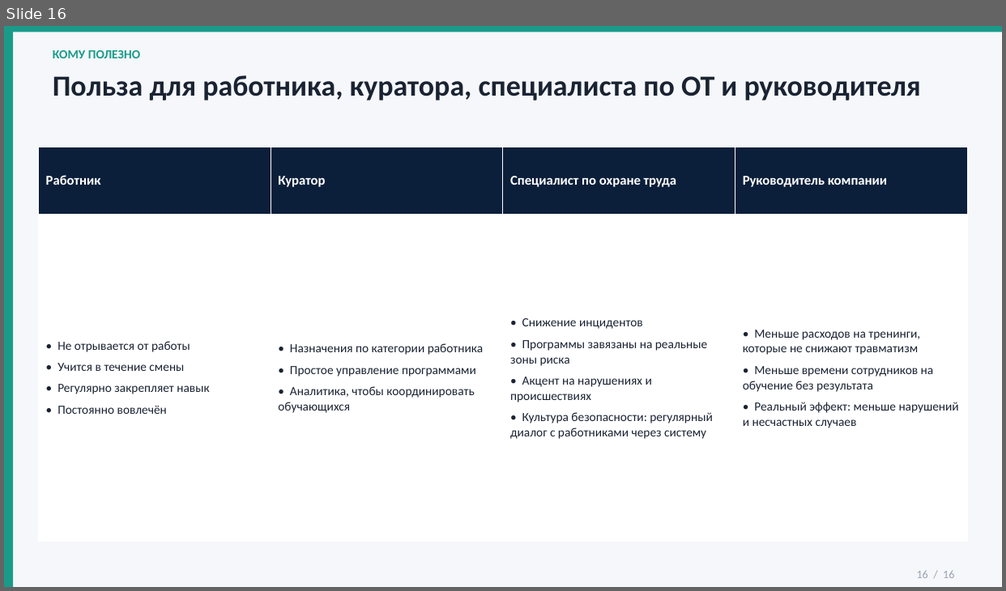
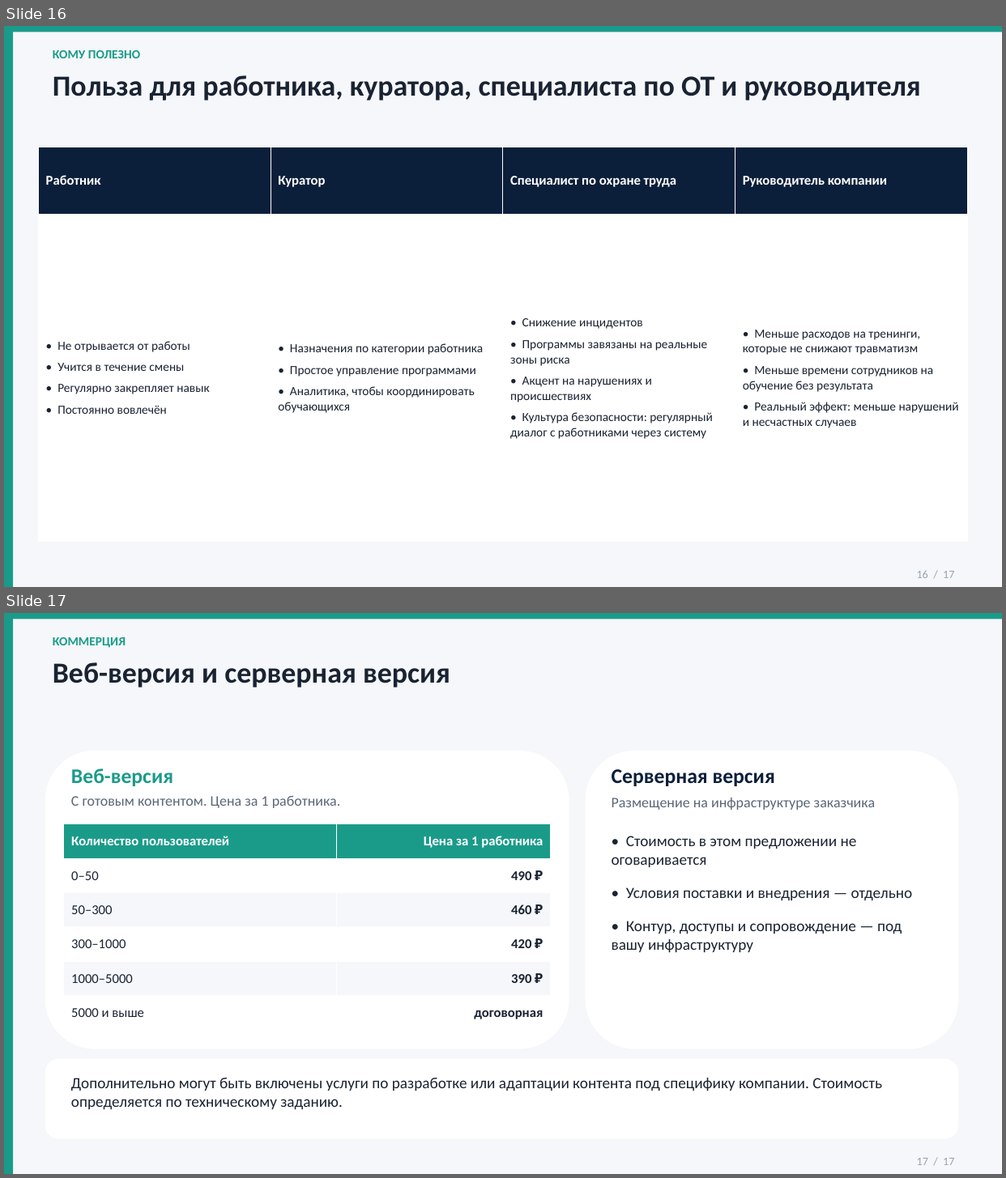
Before and after one commit to lysakalenushka-hash/-, a slide deck: issledovaniya/Lab-Intellekt_prodayushchaya-prezentaciya_v5.pptx. Shown one above the other, each under a label of ours: slide 16 before the commit, slides 16 and 17 after it. The pictures are 1006x591 and 1006x1178 pixels, drawn with LibreOffice and Linux fonts; fonts in the diff are those of the drawing. Boxes give left, top, right and bottom in pixels: in the first picture for what was removed or moved away, otherwise in the second. Text is boxed around its words. In the diff, an @@ line names an element or a change of style, - is before the commit and + after.

```diff
--- a/issledovaniya/Lab-Intellekt_prodayushchaya-prezentaciya_v5.pptx
+++ b/issledovaniya/Lab-Intellekt_prodayushchaya-prezentaciya_v5.pptx
@@ slide 17 added at [4,613,1002,1174], background #FFFFFF @@
@@ rectangle added at [4,613,1002,1174], fill #F5F7FA @@
@@ rectangle added at [4,613,13,1174], fill #1A9B8A @@
@@ rectangle added at [4,613,1002,619], fill #1A9B8A @@
@@ text added at [53,637,126,648], 12 pt, text #1A9B8A, bold @@
+КОММЕРЦИЯ
@@ text added at [53,662,450,688], 28 pt, text #1A2332, bold @@
+Веб-версия и серверная версия
@@ rounded rectangle added at [45,751,569,1050], fill #FFFFFF @@
@@ rounded rectangle added at [586,751,958,1050], fill #FFFFFF @@
@@ text added at [71,769,173,786], 20 pt, text #1A9B8A, bold @@
+Веб-версия
@@ text added at [612,769,775,786], 20 pt, text #0B1F3A, bold @@
+Серверная версия
@@ text added at [71,796,341,808], 14 pt, text #5B6778 @@
+С готовым контентом. Цена за 1 работника.
@@ text added at [612,798,875,810], 14 pt, text #5B6778 @@
+Размещение на инфраструктуре заказчика
@@ table added at [64,824,551,1031], 6 rows, 2 columns @@
+Количество пользователей | Цена за 1 работника
+0–50 | 490 ₽
+50–300 | 460 ₽
+300–1000 | 420 ₽
+1000–5000 | 390 ₽
+5000 и выше | договорная
@@ text added at [612,836,913,952], 15 pt, text #1A2332 @@
+• Стоимость в этом предложении не оговаривается
+• Условия поставки и внедрения — отдельно
+• Контур, доступы и сопровождение — под вашу инфраструктуру
@@ rounded rectangle added at [45,1059,958,1139], fill #FFFFFF @@
@@ text added at [71,1078,882,1110], 15 pt, text #1A2332 @@
+Дополнительно могут быть включены услуги по разработке или адаптации контента под специфику компании. Стоимость определяется по техническому заданию.
@@ text added at [917,1158,954,1165], 11 pt, text #9AA3B0 @@
+17 / 17
@@ slide 16 changed as well @@
@@ text at [917,570,954,578]: text changed @@
-16 / 16
+16 / 17
```
Also in this commit, not shown: 15 other slides changed, 1 other file.
